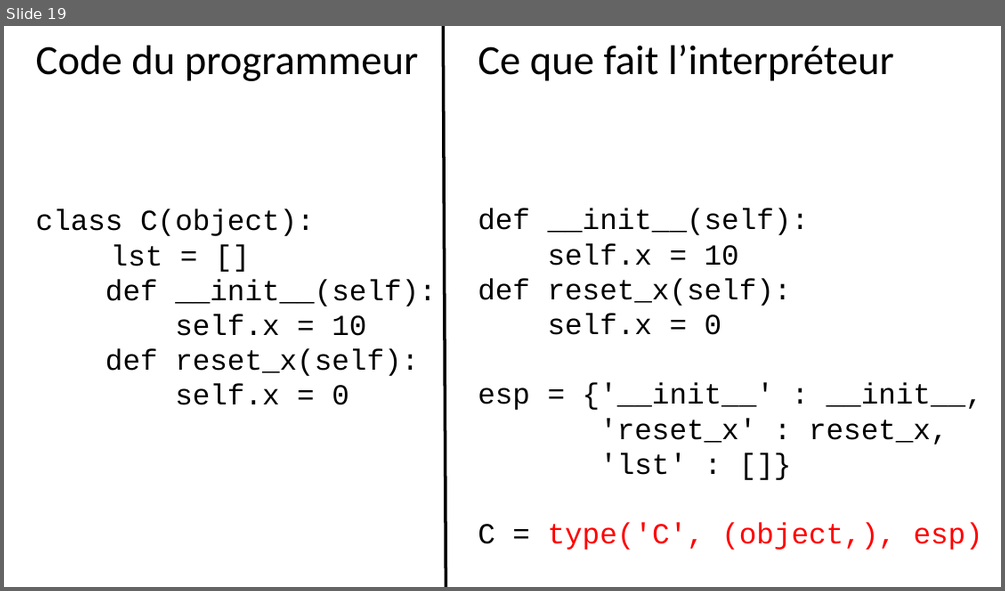
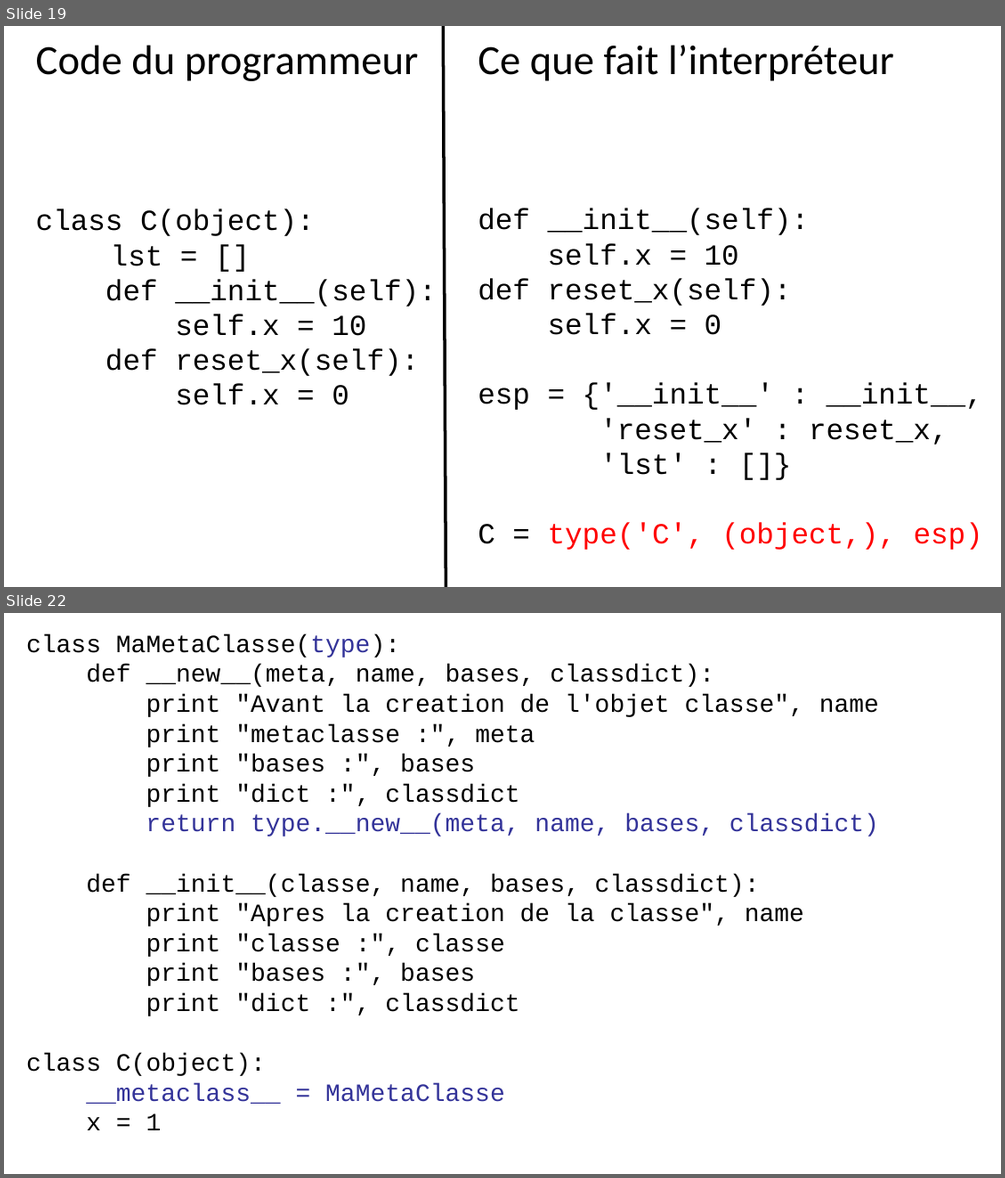
Before and after one commit to parmentelat/flotpython-archive, a slide deck: semaine7/CO12AL-W7-VIDEO04-SLIDE01.pptx. Shown one above the other, each under a label of ours: slide 19 before the commit, slides 19 and 22 after it; the slides between them are not shown. The pictures are 1005x591 and 1005x1178 pixels, drawn with LibreOffice and Linux fonts; fonts in the diff are those of the drawing. Boxes give left, top, right and bottom in pixels: in the first picture for what was removed or moved away, otherwise in the second. Text is boxed around its words. In the diff, an @@ line names an element or a change of style, - is before the commit and + after.

Commit message:
updates slides on metaclasses

```diff
--- a/semaine7/CO12AL-W7-VIDEO04-SLIDE01.pptx
+++ b/semaine7/CO12AL-W7-VIDEO04-SLIDE01.pptx
@@ slide 22 added at [4, 613, 1001, 1174], background #FFFFFF @@
@@ text added at [26, 634, 879, 1130], 24 pt, text #000000 @@
+class MaMetaClasse(type):
+def __new__(meta, name, bases, classdict):
+print "Avant la creation de l'objet classe", name
+print "metaclasse :", meta
+print "bases :", bases
+print "dict :", classdict
+return type.__new__(meta, name, bases, classdict)
+def __init__(classe, name, bases, classdict):
+print "Apres la creation de la classe", name
+print "classe :", classe
+print "bases :", bases
+print "dict :", classdict
+class C(object):
+__metaclass__ = MaMetaClasse
+x = 1
```
Also in this commit, not shown: 1 slide changed, 2 other slides added, 1 slide removed, 1 other file.
